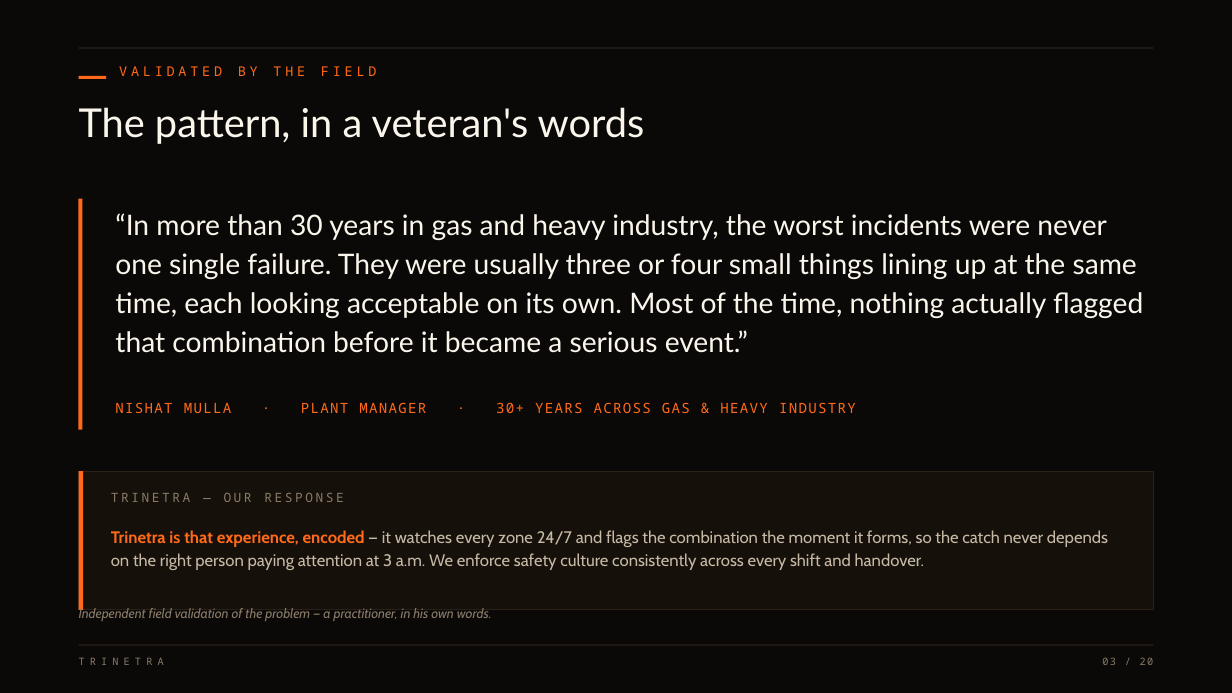
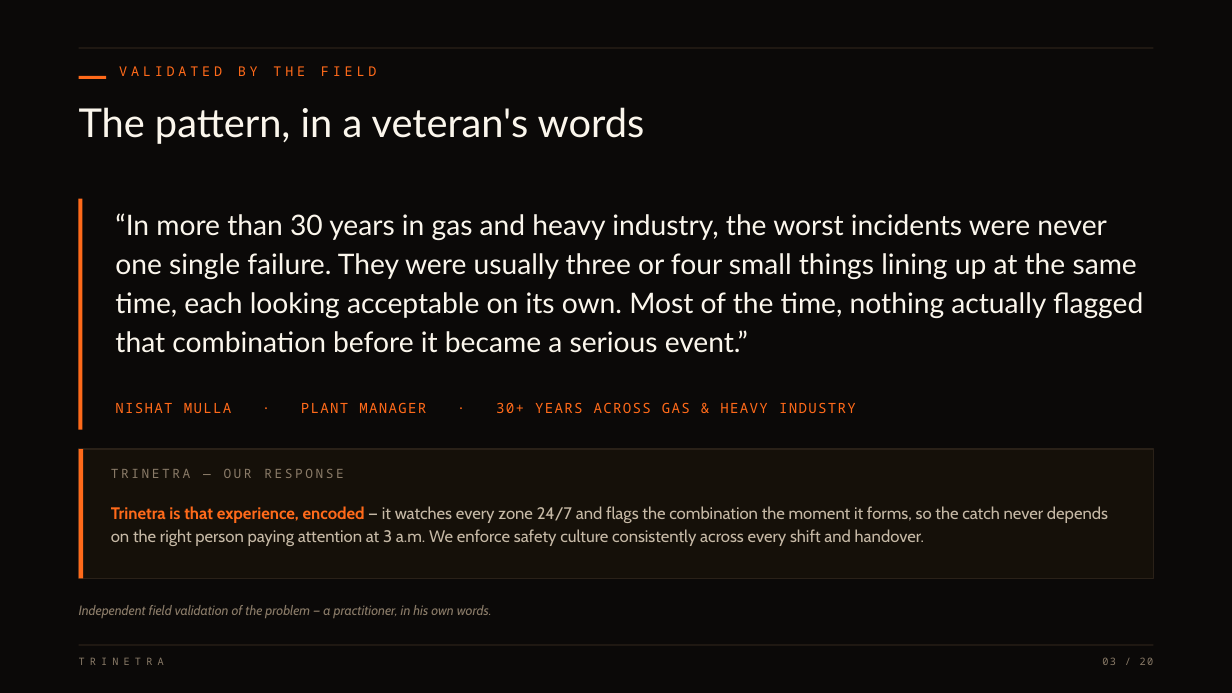
Before and after one commit to SaudSatopay/trinetra, a slide deck: slide 3 of docs/Trinetra_Deck.pptx. Drawn at 1232x693 pixels with LibreOffice and Linux fonts; fonts in the diff are those of the drawing. Boxes give left, top, right and bottom in pixels: in the first picture for what was removed or moved away, otherwise in the second. Text is boxed around its words. In the diff, an @@ line names an element or a change of style, - is before the commit and + after.

Commit message:
Add a real architecture diagram + fix the field-validation slide overlap
Replace the capability-pills slide with a proper layered architecture
diagram: data sources -> ingest/twin -> the deterministic Compound Engine
(highlighted as the core) -> response -> control room, with the LLM
intelligence layer feeding the engine it explains. Makes the system, the
data flow, and the "no LLM in the decision" boundary legible at a glance.

Fix slide 3 (field validation): the response panel and the footnote
overlapped at the bottom — moved the panel up so they clear.

Deck + PDF regenerated. Engine untouched; gate set byte-identical.

```diff
--- a/docs/Trinetra_Deck.pptx
+++ b/docs/Trinetra_Deck.pptx
@@ rectangle resized from (x1=79, y1=471, x2=1153, y2=610) to (x1=79, y1=449, x2=1153, y2=579) @@
@@ rectangle resized from (x1=79, y1=471, x2=83, y2=610) to (x1=79, y1=449, x2=83, y2=579) @@
@@ text "TRINETRA — OUR RESPONSE" rewrapped from (x1=224, y1=493, x2=343, y2=502) to (x1=111, y1=469, x2=343, y2=478) @@
@@ text "Trinetra is that experience, encoded ..." moved from (x1=111, y1=530, x2=1108, y2=570) to (x1=111, y1=506, x2=1108, y2=546) @@
```
Also in this commit, not shown: 1 other slide changed, 2 other files.
